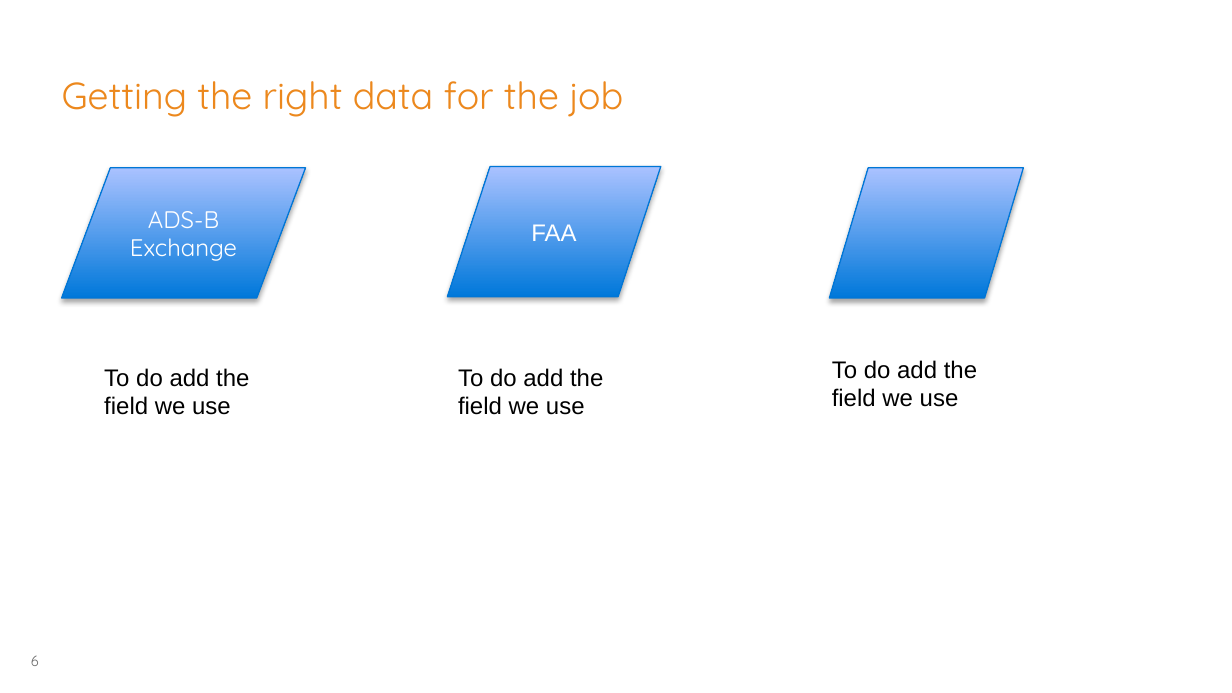
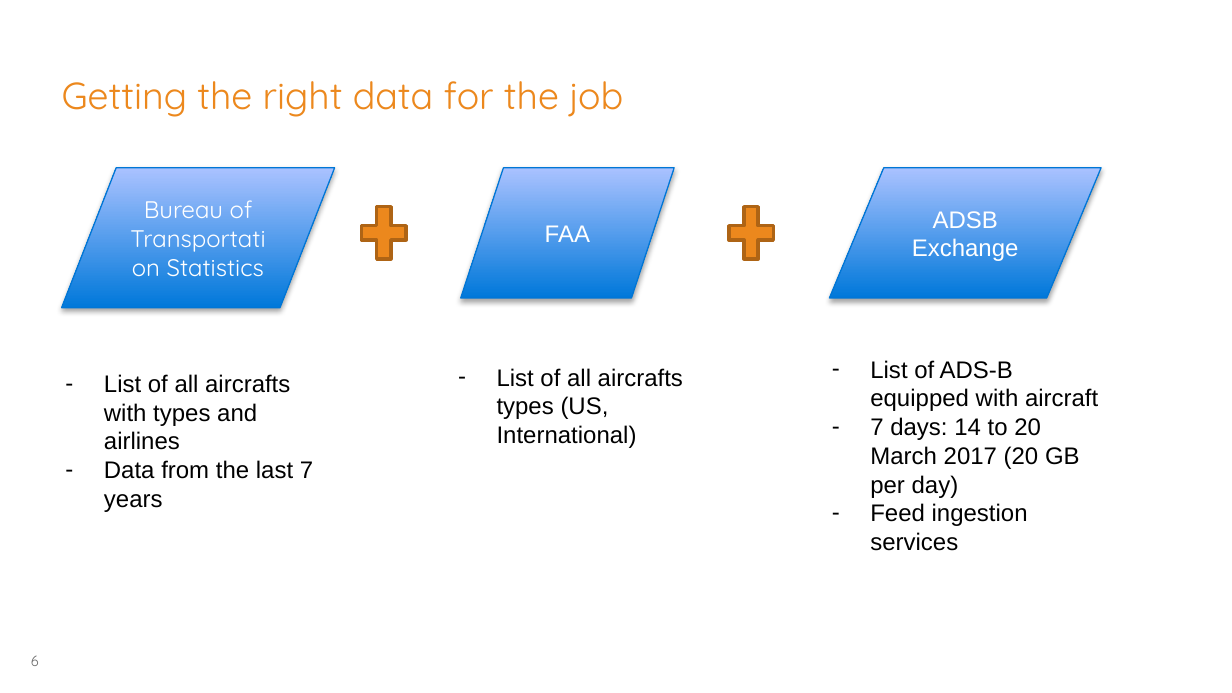
Before and after one commit to georgios-tsolakis-td/Bootcamp_Mar17_London, a slide deck: slide 6 of TeamMamoot/Skynet-Adsb-Market-DataAnalysis.pptx. Drawn at 1232x693 pixels with LibreOffice and Linux fonts; fonts in the diff are those of the drawing; background and template pictures are left out. Boxes give left, top, right and bottom in pixels: in the first picture for what was removed or moved away, otherwise in the second. Text is boxed around its words. In the diff, an @@ line names an element or a change of style, - is before the commit and + after.

```diff
--- a/TeamMamoot/Skynet-Adsb-Market-DataAnalysis.pptx
+++ b/TeamMamoot/Skynet-Adsb-Market-DataAnalysis.pptx
@@ flow chart input output "Bureau of Transportation Statistics": place and size @@
-flow chart input output "Bureau of Transportation Statistics" at bbox=[62, 168, 306, 298]
+flow chart input output "Bureau of Transportation Statistics" at bbox=[62, 168, 335, 308]
@@ flow chart input output "FAA": place and size @@
-flow chart input output "FAA" at bbox=[447, 166, 660, 297]
+flow chart input output "FAA" at bbox=[461, 168, 674, 298]
@@ flow chart input output "ADSB Exchange": place and size @@
-flow chart input output "ADSB Exchange" at bbox=[829, 168, 1023, 298]
+flow chart input output "ADSB Exchange" at bbox=[829, 168, 1100, 298]
@@ text in flow chart input output at bbox=[144, 200, 264, 276]: text changed @@
-ADS-B
-Exchange
+Bureau of Transportation Statistics
@@ plus sign added at bbox=[354, 197, 414, 269], fill #EC881D, outline #AF6515 2 pt @@
@@ plus sign added at bbox=[721, 197, 781, 269], fill #EC881D, outline #AF6515 2 pt @@
@@ text in flow chart input output at bbox=[912, 211, 1019, 261]: text added @@
+ADSB Exchange
@@ text at bbox=[104, 374, 313, 512]: text changed @@
-To do add the field we use
+– List of all aircrafts with types and airlines
+– Data from the last 7 years
@@ text at bbox=[497, 368, 683, 448]: text changed @@
-To do add the field we use
+– List of all aircrafts types (US, International)
@@ text at bbox=[870, 360, 1098, 551]: text changed @@
-To do add the field we use
+– List of ADS-B equipped with aircraft
+– 7 days: 14 to 20 March 2017 (20 GB per day)
+– Feed ingestion services
```
Also in this commit, not shown: 4 other slides changed, 1 slide added, 1 slide removed.
